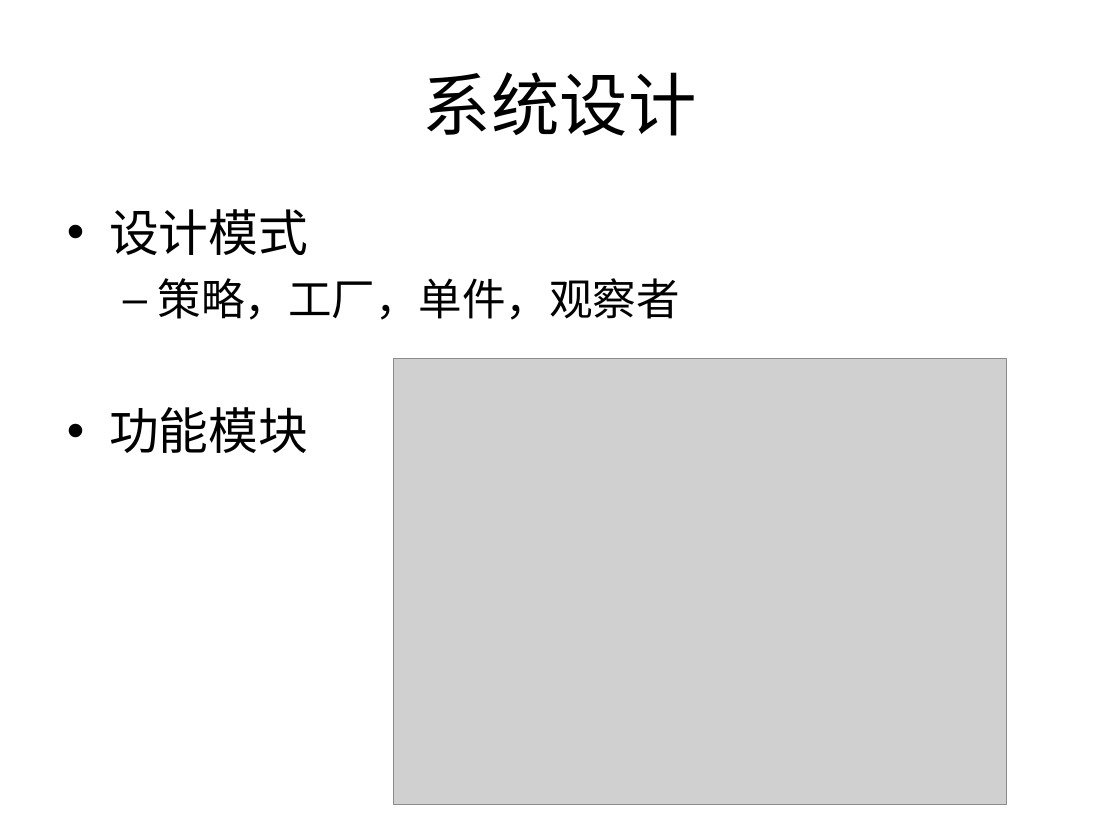
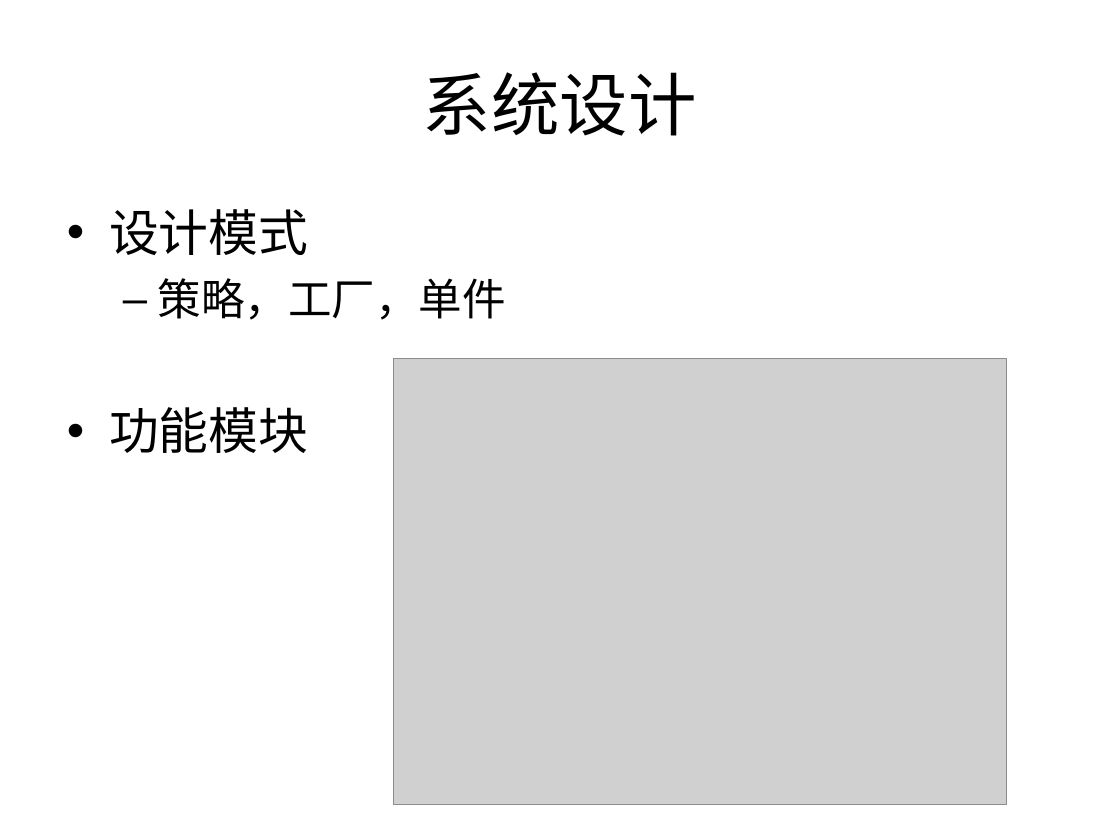
Before and after one commit to Nookleptia/qianmen3d, a slide deck: slide 33 of 毕设文件/毕设提纲.ppt (slide 31 before the commit). Drawn at 1120x840 pixels with LibreOffice and Linux fonts; fonts in the diff are those of the drawing; grey boxes stand for pictures. Boxes give left, top, right and bottom in pixels: in the first picture for what was removed or moved away, otherwise in the second. Text is boxed around its words. In the diff, an @@ line names an element or a change of style, - is before the commit and + after.

```diff
--- a/毕设文件/毕设提纲.ppt
+++ b/毕设文件/毕设提纲.ppt
@@ text at (x1=158, y1=278, x2=506, y2=320): text changed @@
-  – 策略，工厂，单件，观察者
+  – 策略，工厂，单件
```
Also in this commit, not shown: 8 other slides changed, 2 slides added, 3 other files.
